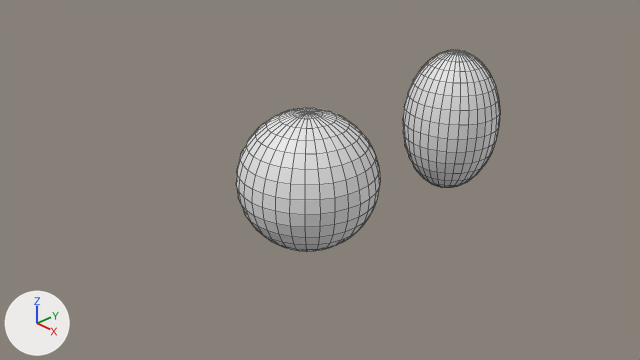
Renders of the Blender file Pukman/Pukman.blend from each side of a commit.
Camera for both pictures: the file's camera 'Camera'. Arrows for +X, +Y and +Z are at lower left; the lights stay in place. Mesh edges are drawn as thin lines. Materials are left out; every surface is plain grey.

Before the edit, the objects in view are built like this:
```python
me_sphere = bpy.data.meshes.new('Sphere')
me_sphere.from_pydata(...)  # a UV sphere (32 segments, 16 rings, poles along z) spanning x -1.0..1.0, y -1.0..1.0, z -1.0..1.0
me_sphere_001 = bpy.data.meshes.new('Sphere.001')
me_sphere_001.from_pydata(...)  # a UV sphere (32 segments, 16 rings, poles along z) spanning x -1.0..1.0, y -1.0..1.0, z -1.0..1.0
ob_sphere = bpy.data.objects.new('Sphere', me_sphere)
ob_sphere.location = (1.0, -0.62, 1.0)
ob_sphere_jump = bpy.data.objects.new('Sphere_Jump', me_sphere_001)
ob_sphere_jump.location = (1.0, 2.62, 1.0)
ob_sphere_jump.scale = (0.8, 0.8, 1.2)
```
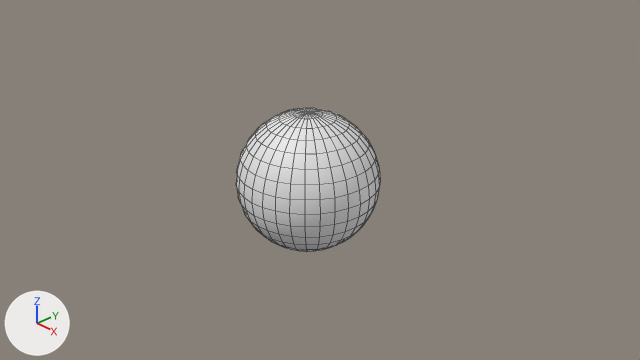
The newer file is also turned or shifted as a whole; pictures and numbers use the older file's frame.

Pixel boxes (x1, y1, x2, y2) of what changed, in the pictures (640 x 360 px):
'Sphere_Jump', deleted: before (403, 50, 500, 188)

The change, as a diff of the scene's bpy script:
```diff
--- a/Pukman/Pukman.blend.py
+++ b/Pukman/Pukman.blend.py
@@ ob_sphere_jump @@
-ob_sphere_jump = bpy.data.objects.new('Sphere_Jump', me_sphere_001)
-ob_sphere_jump.location = (1.0, 2.62, 1.0)
-ob_sphere_jump.scale = (0.8, 0.8, 1.2)
```
